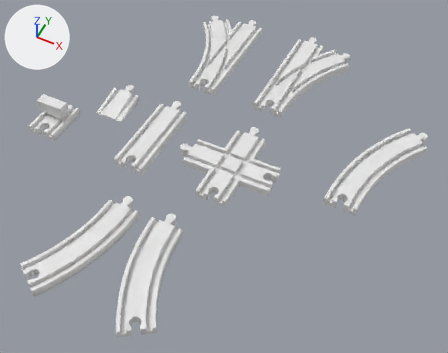
An edit to the Blender file scenes/rooms/meshes/props/train_track_straight.blend, drawn before and after from the same camera.
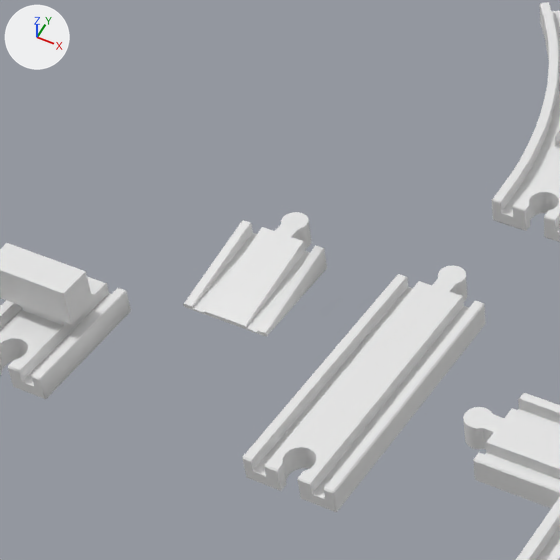
Old and new are each drawn whole from a 50 mm lens placed at (5.91, -8.2, 9.85), pointed at (1.9, -0.17, -0.19) and again close up on the part from 9% to 47% of the width and 6% to 54% of the height. The lights are fixed; the arrows at upper left show +X, +Y and +Z.

Script lines for the objects in view, before the commit:
```python
me_cube_003 = bpy.data.meshes.new('Cube.003')
me_cube_003.from_pydata(...)  # 147 vertices, 290 faces; spans x -0.35..0.35, y -1.0..1.25, z -0.1..0.1
me_cube_003.materials.append(mat_material)  # white #e7e7e7
me_cube_004 = bpy.data.meshes.new('Cube.004')
me_cube_004.from_pydata(...)  # 370 vertices, 726 faces; spans x -1.25..1.0, y -1.0..1.25, z -0.1..0.1
me_cube_004.polygons.foreach_set('use_smooth', [True] * 726)
me_cube_004.materials.append(mat_material)  # white #e7e7e7
me_cube_010 = bpy.data.meshes.new('Cube.010')
me_cube_010.from_pydata(...)  # 335 vertices, 666 faces; spans x -0.73..0.81, y -1.68..1.36, z -0.12..0.08
me_cube_010.polygons.foreach_set('use_smooth', [True] * 666)
me_cube_010.materials.append(mat_material)  # white #e7e7e7
ob_branch_left_final = bpy.data.objects.new('Branch Left Final', me_cube_010)
ob_branch_left_final.location = (-0.175, 3.675, 0.021)
ob_branch_left_final.scale = (-1.0, 1.0, 1.0)
ob_cross_track__final = bpy.data.objects.new('Cross Track. Final', me_cube_004)
ob_cross_track__final.location = (2.0, 0.0, 0.0)
ob_straight_track_final = bpy.data.objects.new('Straight Track Final', me_cube_003)
ob_straight_track_final.location = (0.0, 0.0, 0.0)
# also in view: 'Straight Track Ramp Final' at (-1.3, 0.72, 0.0); 'Straight Stop Final' at (-2.3, -0.5, 0.21)
```
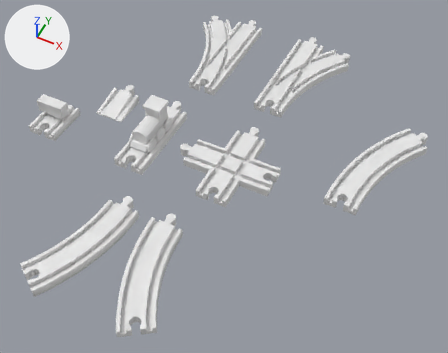
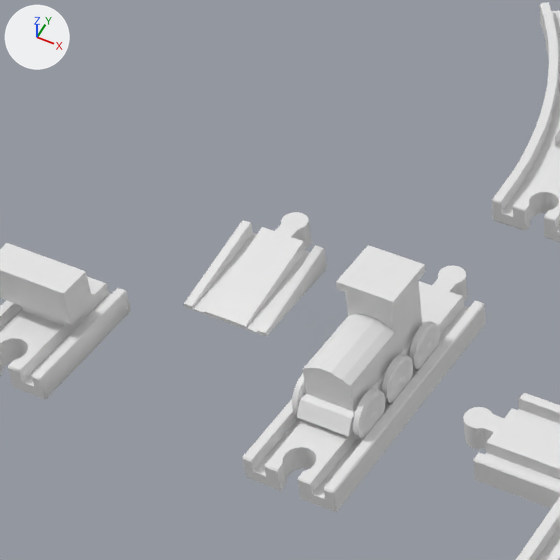
Pixel boxes [x1, y1, x2, y2] of what changed, in the close-ups (560 x 560 px):
'Train Body', added: after [297, 245, 425, 436]
'Wheel.005', added: after [353, 389, 385, 440]
'Wheel.003', added: after [382, 354, 413, 404]
'Wheel.004', added: after [409, 321, 440, 371]
'Wheel.002', added: after [292, 373, 306, 415]

Patch to the scene script:
```diff
--- a/scenes/rooms/meshes/props/train_track_straight.blend.py
+++ b/scenes/rooms/meshes/props/train_track_straight.blend.py
@@ mat_train_body @@
+mat_train_body = principled_material('Train Body')
+mat_train_body.base_color = (0.8, 0.8, 0.8)  # white #e7e7e7
@@ me_cylinder_020 @@
+me_cylinder_020.from_pydata(...)  # 96 vertices, 82 faces; spans x -0.033..0.043, y -0.173..0.173, z -0.173..0.173
+me_cylinder_020.polygons.foreach_set('use_smooth', [True] * 82)
@@ me_cube @@
+me_cube.from_pydata(...)  # 38 vertices, 31 faces; spans x -0.187..0.187, y -0.565..0.5, z 0.14..0.803
+me_cube.materials.append(mat_train_body)  # white #e7e7e7
@@ me_cylinder_017 @@
+me_cylinder_017.from_pydata(...)  # 96 vertices, 82 faces; spans x -0.043..0.033, y -0.173..0.173, z -0.173..0.173
+me_cylinder_017.polygons.foreach_set('use_smooth', [True] * 82)
@@ ob_wheel_005 @@
+ob_wheel_005 = bpy.data.objects.new('Wheel.005', me_cylinder_020)
+ob_wheel_005.parent = ob_train_body
+ob_wheel_005.matrix_parent_inverse = Matrix(((0.866, 0.0, 0.0, 0.0), (0.0, 1.0, 0.0, 0.0), (0.0, 0.0, 1.0, 0.0), (0.0, 0.0, 0.0, 1.0)))
+ob_wheel_005.location = (0.235, -0.356, 0.172)
@@ ob_train_body @@
+ob_train_body = bpy.data.objects.new('Train Body', me_cube)
+ob_train_body.location = (0.0, 0.0, 0.0)
+ob_train_body.scale = (1.15, 1.0, 1.0)
@@ ob_wheel_004 @@
+ob_wheel_004 = bpy.data.objects.new('Wheel.004', me_cylinder_020.copy())
+ob_wheel_004.parent = ob_train_body
+ob_wheel_004.matrix_parent_inverse = Matrix(((0.866, 0.0, 0.0, 0.0), (0.0, 1.0, 0.0, 0.0), (0.0, 0.0, 1.0, 0.0), (0.0, 0.0, 0.0, 1.0)))
+ob_wheel_004.location = (0.235, 0.366, 0.172)
@@ ob_wheel_003 @@
+ob_wheel_003 = bpy.data.objects.new('Wheel.003', me_cylinder_020.copy())
+ob_wheel_003.parent = ob_train_body
+ob_wheel_003.matrix_parent_inverse = Matrix(((0.866, 0.0, 0.0, 0.0), (0.0, 1.0, 0.0, 0.0), (0.0, 0.0, 1.0, 0.0), (0.0, 0.0, 0.0, 1.0)))
+ob_wheel_003.location = (0.235, 0.00917, 0.172)
@@ ob_wheel_002 @@
+ob_wheel_002 = bpy.data.objects.new('Wheel.002', me_cylinder_017)
+ob_wheel_002.parent = ob_train_body
+ob_wheel_002.matrix_parent_inverse = Matrix(((0.866, 0.0, 0.0, 0.0), (0.0, 1.0, 0.0, 0.0), (0.0, 0.0, 1.0, 0.0), (0.0, 0.0, 0.0, 1.0)))
+ob_wheel_002.location = (-0.232, -0.356, 0.172)
```
